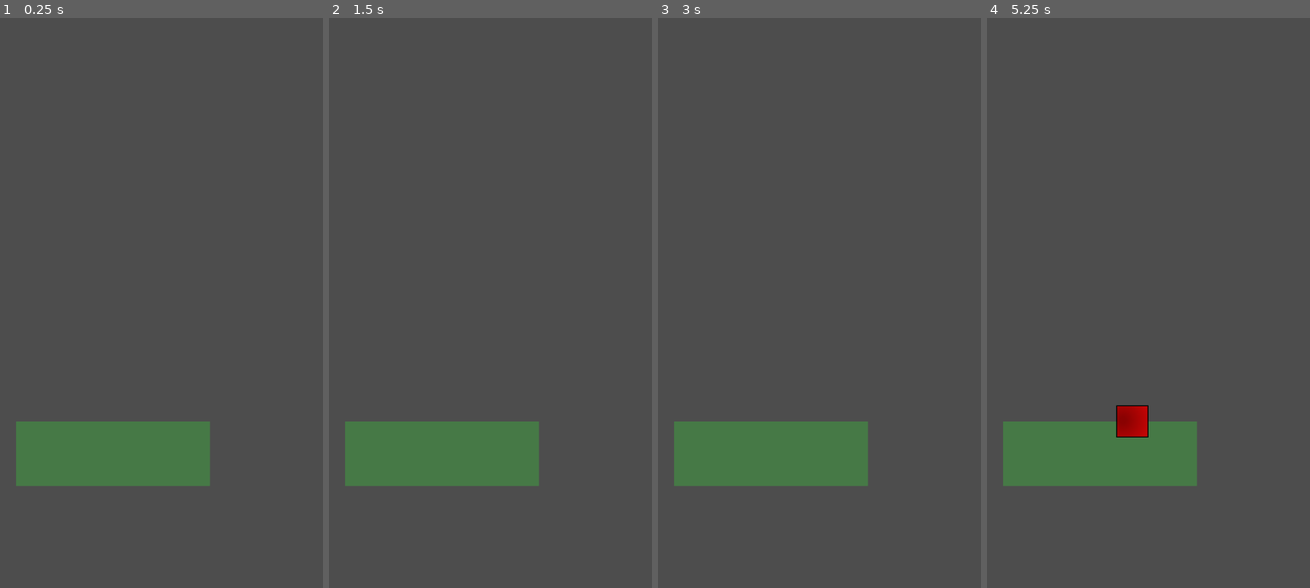
Above: before the commit, frames 1-4 (left to right).
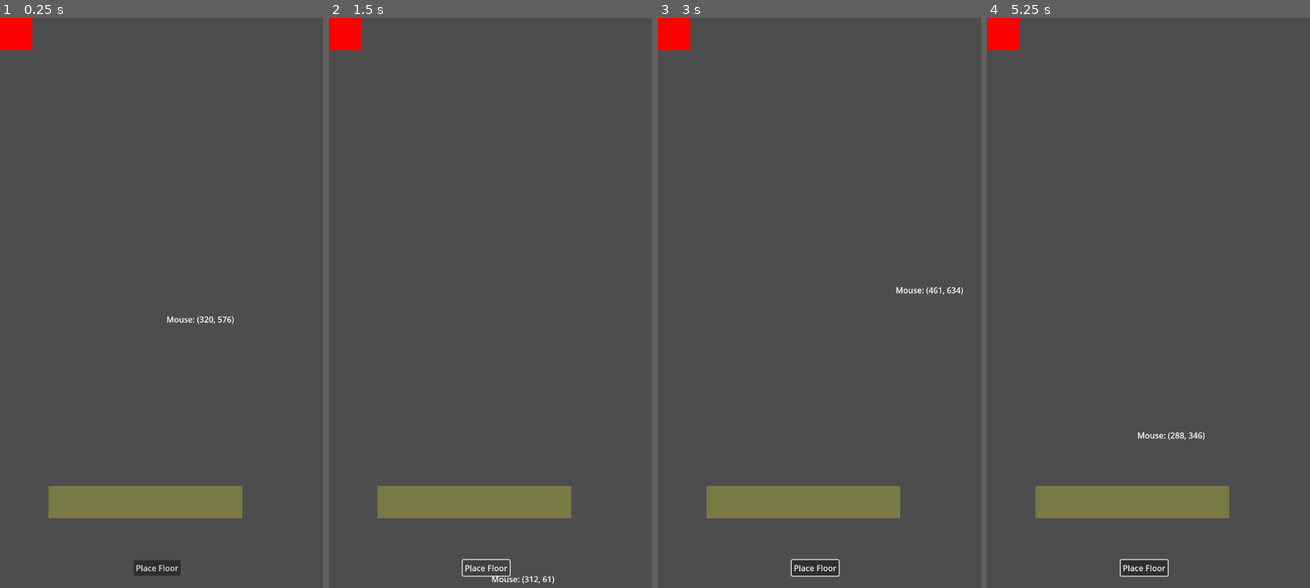
Above: after the commit, the same moments.

Repository: ericso/mountain
Game: Godot game, scene res://main.tscn
The game is run twice, just before and just after one commit, with the same random seed, the same clock (stepped at 60 frames per second) and the same inputs.
Inputs (mouse positions are in pixels of both pictures, inside the frame that each line leads up to):
- Up to frame 1 (0.25 s): no input
- Up to frame 2 (1.5 s): click (487, 565) at 0.5 s, where only the run after the commit has a clickable "Place Floor"; click (487, 565) at 1.25 s, where only the run after the commit has a clickable "Place Floor"
- Up to frame 3 (3 s): click (816, 565) at 2 s, where only the run after the commit has a clickable "Place Floor"; tap Enter at 2.75 s; move the mouse to (890, 280) at 2.77 s; click (890, 280) at 2.92 s
- Up to frame 4 (5.25 s): tap Space at 3.5, 5 s; move the mouse to (1083, 337) at 3.52 s; click (1083, 337) at 3.67 s; tap Enter at 4.25 s; move the mouse to (1180, 183) at 4.27 s; click (1180, 183) at 4.42 s; move the mouse to (1132, 422) at 5.02 s; click (1132, 422) at 5.17 s

The runs differ from the first frame. In frame 1, 11% of the frame differs, in the area x 0-75%, y 0-98%; in frame 2, 11%; in frame 3, 11%; in frame 4, 11%, in the area x 0-75%, y 0-99%.

Commit message:
trying to get adding zones by clicking to work

Diff:
--- a/building.gd
+++ b/building.gd
@@ -1,11 +1,93 @@
 extends Node2D
+class_name Building
 
-var floor_scene := preload("res://Floor.tscn")
+var zoning_mode: bool = false
 
-func _ready() -> void:
-	spawn_floor(Vector2i(0, 12))
+# CELL_SIZE is the tile size in pixels
+const CELL_SIZE: int = 64
+# CELL_OFFSET is used to shift from the center of a cell to its top-left coordinate
+const CELL_OFFSET: Vector2 = Vector2(CELL_SIZE/2, CELL_SIZE/2)
 
-func spawn_floor(offset_tiles : Vector2i) -> void:
-	var new_floor := floor_scene.instantiate() as Floor
-	new_floor.area_offset_tiles = offset_tiles
-	add_child(new_floor)
+@onready var zones: TileMapLayer = $Zones
+
+# ------------------------- BUILDING SIZE AND POSITION -------------------------
+# building_size represents the dimensions of the building in cells
+# x coordinate is how many cells wide the building is
+# y coordinate is how many cells high the building is
+@export var building_size: Vector2i
+
+# building_position is the cell of the bottom left corner of the building
+@export var building_position: Vector2i
+
+# -------------------------- TILE MAP LAYER VARIABLES --------------------------
+# TODO: make the atlas_coord represent which tile you are placing
+@export var layer: int = 0 # which TileMap layer to paint
+@export var source_id: int = 0 # tile source in the TileSet
+@export var atlas_coord: Vector2i = Vector2i.ZERO # which tile in atlas
+
+# TODO: create a background image representing the new floor
+@export var debug_color: Color = Color(1.2, 1.0, 0.2, 0.25)
+# ------------------------------------------------------------------------------
+
+func _on_place_floor_button_pressed() -> void:
+	zoning_mode = !zoning_mode
+
+func _draw() -> void:
+	Global.debug_print("Building nbode pos", str(position))
+	Global.debug_print("Zones node pos", str(zones.position))
+	Global.debug_print("building_position", str(building_position))
+	Global.debug_print("building_size", str(building_size))
+
+	var top_left_cell := building_position
+	top_left_cell.y -= building_size.y - 1  # adjust from bottom-left to top-left
+
+	# the offset applied Vector2i(0, 6) accounts for the y offset - TODO figure out what is causing this offset
+	var top_left_px := zones.map_to_local(building_position + Vector2i(0, 6)) - CELL_OFFSET
+	var size_px := Vector2(building_size.x, building_size.y) * CELL_SIZE
+
+	Global.debug_print("_draw::top_left_px", str(top_left_px))
+	Global.debug_print("_draw::size_px", str(size_px))
+	draw_rect(Rect2(top_left_px, size_px), debug_color)
+
+	# TODO TESTING ----------
+	var test_cell := Vector2i(0, 6) # this rectangle appears at 0,0 (there's a 6 cell offset for some reason)
+	var test_px := zones.map_to_local(test_cell)
+	# Draw a red 64x64 rect at (0,0) cell
+	draw_rect(Rect2(test_px, Vector2(CELL_SIZE, CELL_SIZE)), Color.RED)
+	Global.debug_print("Tile (1, 1) maps to px:", str(test_px))
+
+func _unhandled_input(event: InputEvent) -> void:
+	if event is InputEventMouseButton \
+			and event.button_index == MOUSE_BUTTON_LEFT \
+			and event.pressed:
+		stamp_at_global(event.position)
+
+# _cell_in_bounds checks that the given cell is within the building
+func _cell_in_bounds(cell: Vector2i) -> bool:
+	var min_c := building_position
+	var max_c := building_position + building_size
+	#var min_c := zones.map_to_local(building_position)
+	#var max_c := zones.map_to_local(building_position + building_size)
+	Global.debug_print("_cell_in_bounds::min_c", str(min_c))
+	Global.debug_print("_cell_in_bounds::max_c", str(max_c))
+	return cell.x >= min_c.x \
+		and cell.y >= min_c.y \
+		and cell.x <  max_c.x \
+		and cell.y <  max_c.y
+
+func stamp_at_global(global_mouse: Vector2) -> void:
+	var local_mouse := zones.to_local(global_mouse)
+	var cell := zones.local_to_map(local_mouse)
+
+	# Optional: visualize where this cell is
+	var px := zones.map_to_local(cell)
+	Global.debug_print("Clicked cell:", str(cell))
+	Global.debug_print("Cell top-left px:", str(px))
+
+	# outside this floor’s rectangle
+	if not _cell_in_bounds(cell):
+		Global.debug_print("stamp_at_global::not _cell_in_bounds", str(cell))
+		return
+
+	# the offset applied Vector2i(0, 6) accounts for the y offset - TODO figure out what is causing this offset
+	zones.set_cell(cell + Vector2i(0, 6), source_id, atlas_coord)
--- /dev/null
+++ b/building.tscn
@@ -0,0 +1,28 @@
+[gd_scene load_steps=5 format=3 uid="uid://btiq6mfixnfbh"]
+
+[ext_resource type="Script" uid="uid://g3jegnutgb5w" path="res://building.gd" id="1_2yopf"]
+[ext_resource type="Texture2D" uid="uid://bvdrtdueum2bm" path="res://simple64x_tiles6.png" id="2_f1gjg"]
+
+[sub_resource type="TileSetAtlasSource" id="TileSetAtlasSource_0xm2m"]
+texture = ExtResource("2_f1gjg")
+texture_region_size = Vector2i(64, 64)
+0:0/0 = 0
+1:0/0 = 0
+2:0/0 = 0
+3:0/0 = 0
+4:0/0 = 0
+0:1/0 = 0
+1:1/0 = 0
+2:1/0 = 0
+3:1/0 = 0
+4:1/0 = 0
+
+[sub_resource type="TileSet" id="TileSet_h2yge"]
+tile_size = Vector2i(64, 64)
+sources/0 = SubResource("TileSetAtlasSource_0xm2m")
+
+[node name="Building" type="Node2D"]
+script = ExtResource("1_2yopf")
+
+[node name="Zones" type="TileMapLayer" parent="."]
+tile_set = SubResource("TileSet_h2yge")
--- a/floor.gd
+++ /dev/null
@@ -1,69 +0,0 @@
-extends Node2D
-class_name Floor
-
-# UNIT_SIZE is the size in pixes of a single width or heigh unit.
-# A single story floor is 1 UINT_SIZE high.
-# A shop could be 2 UNIT_SIZE wide.
-const UNIT_SIZE: int = 64
-
-@onready var rooms: TileMapLayer = $Rooms
-
-# area_size_tiles (x coordinate is how many spaces wide, y coordinate is how many spaces high)
-@export var area_size_tiles: Vector2i = Vector2i(6, 2)
-
-# area_offset_tiles x and y coordinates offset from 0, 0 as tiles (not pixels)
-@export var area_offset_tiles: Vector2i = Vector2i.ZERO
-
-@export var layer            : int      = 0          # which TileMap layer to paint
-@export var source_id        : int      = 0          # tile source in the TileSet
-@export var atlas_coord      : Vector2i = Vector2i.ZERO
-
-@export var debug_color: Color = Color(0.2, 1.0, 0.2, 0.25)
-
-func _init(offset_tiles := Vector2i.ZERO):
-	pass
-
-func _enter_tree() -> void:
-	pass
-
-func _ready() -> void:
-	set_process(false)
-	queue_redraw()
-
-func _draw() -> void:
-	print("DEBUG: _draw::area_offset_tiles: " + str(area_offset_tiles))
-
-	var tl_px := rooms.map_to_local(area_offset_tiles)
-	var br_px := rooms.map_to_local(area_offset_tiles + area_size_tiles)
-	print("DEBUG: _draw::tl_px: " + str(tl_px))
-	print("DEBUG: _draw::br_px: " + str(br_px))
-
-	draw_rect(Rect2(tl_px, br_px - tl_px), debug_color)
-
-func _unhandled_input(event: InputEvent) -> void:
-	if event is InputEventMouseButton \
-			and event.button_index == MOUSE_BUTTON_LEFT \
-			and event.pressed:
-		stamp_at_global(event.position)
-
-# ─────────────────────────────────────────────────────────────
-
-func stamp_at_global(global_mouse: Vector2) -> void:
-	# 1) Mouse to this Floor’s local space
-	var local_mouse := to_local(global_mouse)
-	# 2) Local px → cell in the TileMap grid
-	var cell := rooms.local_to_map(rooms.to_local(local_mouse))
-
-	# outside this floor’s rectangle
-	if not _cell_in_bounds(cell):
-		return
-
-	rooms.set_cell(cell, source_id, atlas_coord)
-
-# ─────────────────────────────────────────────────────────────
-# PRIVATE HELPERS
-func _cell_in_bounds(cell: Vector2i) -> bool:
-	var min_c := area_offset_tiles
-	var max_c := area_offset_tiles + area_size_tiles   # exclusive upper bound
-	return cell.x >= min_c.x and cell.y >= min_c.y \
-		and cell.x <  max_c.x and cell.y <  max_c.y
--- a/floor.tscn
+++ /dev/null
@@ -1,28 +0,0 @@
-[gd_scene load_steps=5 format=3 uid="uid://wribmcg32og7"]
-
-[ext_resource type="Script" uid="uid://yqvtgbuh6svy" path="res://floor.gd" id="1_oj3tl"]
-[ext_resource type="Texture2D" uid="uid://bvdrtdueum2bm" path="res://simple64x_tiles6.png" id="2_cgngl"]
-
-[sub_resource type="TileSetAtlasSource" id="TileSetAtlasSource_wd3ws"]
-texture = ExtResource("2_cgngl")
-texture_region_size = Vector2i(64, 64)
-0:0/0 = 0
-1:0/0 = 0
-2:0/0 = 0
-3:0/0 = 0
-4:0/0 = 0
-0:1/0 = 0
-1:1/0 = 0
-2:1/0 = 0
-3:1/0 = 0
-4:1/0 = 0
-
-[sub_resource type="TileSet" id="TileSet_qn07e"]
-tile_size = Vector2i(64, 64)
-sources/0 = SubResource("TileSetAtlasSource_wd3ws")
-
-[node name="Floor" type="Node2D"]
-script = ExtResource("1_oj3tl")
-
-[node name="Rooms" type="TileMapLayer" parent="."]
-tile_set = SubResource("TileSet_qn07e")
--- /dev/null
+++ b/global.gd
@@ -0,0 +1,5 @@
+extends Node
+
+# debug_print is used for printing debugging messages
+func debug_print(function_name: String, message: String) -> void:
+	print("DEBUG: " + function_name + ": " + message)
--- /dev/null
+++ b/label.gd
@@ -0,0 +1,7 @@
+extends Label
+
+func _process(delta):
+	var mouse_pos = get_viewport().get_mouse_position()
+	var corrected_y = get_viewport().get_visible_rect().size.y - mouse_pos.y
+	position = mouse_pos + Vector2(10, 10)
+	text = "Mouse: (%d, %d)" % [mouse_pos.x, corrected_y]
--- /dev/null
+++ b/main.gd
@@ -0,0 +1 @@
+extends Node2D
--- a/main.tscn
+++ b/main.tscn
@@ -1,11 +1,27 @@
-[gd_scene load_steps=2 format=3 uid="uid://dq475hbs7gjv0"]
+[gd_scene load_steps=4 format=3 uid="uid://dq475hbs7gjv0"]
 
-[ext_resource type="Script" uid="uid://g3jegnutgb5w" path="res://building.gd" id="1_0xm2m"]
+[ext_resource type="Script" uid="uid://bnwnups8cyjgo" path="res://main.gd" id="1_h2yge"]
+[ext_resource type="Script" uid="uid://btoqic5v6si4i" path="res://world.gd" id="2_1bvp3"]
+[ext_resource type="Script" uid="uid://8xkkal7s2idn" path="res://label.gd" id="4_1bvp3"]
 
 [node name="Main" type="Node2D"]
+script = ExtResource("1_h2yge")
 
-[node name="Camera2D" type="Camera2D" parent="."]
-anchor_mode = 0
+[node name="World" type="Node2D" parent="."]
+script = ExtResource("2_1bvp3")
 
-[node name="Building" type="Node2D" parent="."]
-script = ExtResource("1_0xm2m")
+[node name="Camera2D" type="Camera2D" parent="World"]
+
+[node name="UI" type="CanvasLayer" parent="."]
+
+[node name="PlaceFloorButton" type="Button" parent="UI"]
+offset_left = 265.0
+offset_top = 1075.0
+offset_right = 358.0
+offset_bottom = 1106.0
+text = "Place Floor"
+
+[node name="Label" type="Label" parent="UI"]
+offset_right = 40.0
+offset_bottom = 23.0
+script = ExtResource("4_1bvp3")
--- a/project.godot
+++ b/project.godot
@@ -15,10 +15,15 @@
 config/features=PackedStringArray("4.4", "Mobile")
 config/icon="res://icon.svg"
 
+[autoload]
+
+Global="*res://global.gd"
+
 [display]
 
 window/size/viewport_width=640
 window/size/viewport_height=1152
+window/size/always_on_top=true
 window/handheld/orientation=1
 
 [rendering]
--- /dev/null
+++ b/world.gd
@@ -0,0 +1,27 @@
+extends Node2D
+
+@onready var camera: Camera2D = $Camera2D
+
+const CELL_SIZE: int = 64 # tile size in pixels
+
+const BUILDING = preload("res://building.tscn")
+
+const INITIAL_BUILDING_SIZE: Vector2i = Vector2i(6, 1)
+const BUILDING_POSITION: Vector2i = Vector2i(2, 15)
+
+func _ready() -> void:
+	spawn_building(INITIAL_BUILDING_SIZE, BUILDING_POSITION)
+
+func spawn_building(building_size, building_position: Vector2i) -> void:
+	var new_building := BUILDING.instantiate() as Building
+	new_building.building_position = building_position
+	new_building.building_size = building_size
+	add_child(new_building)
+
+	# TODO: this code moves the camera to center on the building
+	# This should be refactored to set the camera position in the _ready() function
+	var tile_center := new_building.zones.map_to_local(new_building.building_position + new_building.building_size / 2)
+	set_camera(tile_center)
+
+func set_camera(pos: Vector2) -> void:
+	camera.position = pos
Not shown, removed: floor.gd.uid
Not shown, added: global.gd.uid
Not shown, added: label.gd.uid
Not shown, added: main.gd.uid
Not shown, added: world.gd.uid
